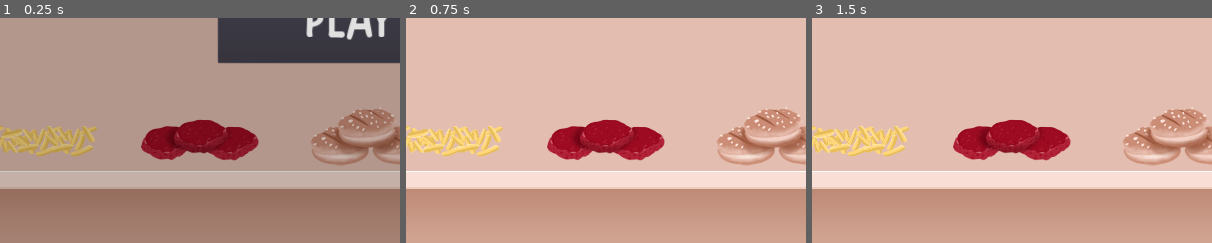
Above: before the commit, frames 1-3 (left to right).
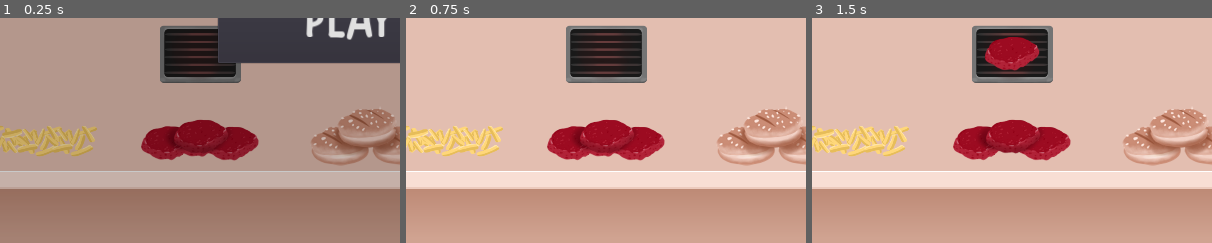
Above: after the commit, the same moments.

Repository: samuelpedrajas/MyVeganRestaurant
Game: Godot game, scene res://Scenes/Kitchen.tscn
The game is run twice, just before and just after one commit, with the same random seed, the same clock (stepped at 60 frames per second) and the same inputs.
Inputs (mouse positions are % of the whole screen's width and height, from its top left):
- Up to frame 1 (0.25 s): no input
- Up to frame 2 (0.75 s): click "PLAY" at 0.5 s
- Up to frame 3 (1.5 s): tap Enter at 1.25 s; move the mouse to (31, 76) at 1.27 s; click (31, 76) at 1.42 s
The pictures show only the part of the screen within x 6-56%, y 49-99%; the shares and areas given below are measured in that part.

The runs differ from the first frame. In frame 1, 4.3% of the frame differs, in the area x 40-61%, y 3-62%; in frame 2, 5.2%; in frame 3, 5.1%.

Commit message:
grill

Diff:
--- a/Scenes/BurgerSource.tscn
+++ /dev/null
@@ -1,28 +0,0 @@
-[gd_scene load_steps=6 format=2]
-
-[ext_resource path="res://Scenes/Ingredients/RawBurger.tscn" type="PackedScene" id=1]
-[ext_resource path="res://Scripts/FoodSource.gd" type="Script" id=2]
-[ext_resource path="res://Scenes/ClickableArea.tscn" type="PackedScene" id=3]
-[ext_resource path="res://Images/Kitchen/FuenteHamburguesa.png" type="Texture" id=4]
-
-[sub_resource type="CapsuleShape2D" id=1]
-radius = 54.4137
-height = 185.252
-
-[node name="BurgerSource" type="Node2D"]
-script = ExtResource( 2 )
-
-[node name="Ingredient" parent="." instance=ExtResource( 1 )]
-
-[node name="Sprite" type="Sprite" parent="."]
-texture = ExtResource( 4 )
-
-[node name="ClickableArea" parent="." instance=ExtResource( 3 )]
-
-[node name="CollisionShape2D" parent="ClickableArea" index="0"]
-rotation = 1.5708
-shape = SubResource( 1 )
-[connection signal="clicked" from="ClickableArea" to="." method="_on_ClickableArea_clicked"]
-[connection signal="released" from="ClickableArea" to="." method="_on_ClickableArea_released"]
-
-[editable path="ClickableArea"]
--- a/Scenes/FoodSources/BurgerSource.tscn
+++ b/Scenes/FoodSources/BurgerSource.tscn
@@ -1,6 +1,6 @@
 [gd_scene load_steps=6 format=2]
 
-[ext_resource path="res://Scenes/Ingredients/RawBurger.tscn" type="PackedScene" id=1]
+[ext_resource path="res://Scenes/Ingredients/Burger.tscn" type="PackedScene" id=1]
 [ext_resource path="res://Scripts/FoodSource.gd" type="Script" id=2]
 [ext_resource path="res://Scenes/ClickableArea.tscn" type="PackedScene" id=3]
 [ext_resource path="res://Images/Kitchen/FuenteHamburguesa.png" type="Texture" id=4]
--- /dev/null
+++ b/Scenes/Grill.tscn
@@ -0,0 +1,18 @@
+[gd_scene load_steps=3 format=2]
+
+[ext_resource path="res://Scripts/FoodMachine.gd" type="Script" id=1]
+[ext_resource path="res://Images/Kitchen/Parrilla.png" type="Texture" id=2]
+
+[node name="Grill" type="Node2D" groups=[
+"FoodMachine",
+]]
+script = ExtResource( 1 )
+reference = "Grill"
+cook_time = 10
+burn_time = 8
+acceptable_ingredients = [ "RawBurger" ]
+
+[node name="Sprite" type="Sprite" parent="."]
+texture = ExtResource( 2 )
+
+[node name="Placeholder" type="Node2D" parent="."]
--- /dev/null
+++ b/Scenes/Ingredients/Burger.tscn
@@ -0,0 +1,22 @@
+[gd_scene load_steps=5 format=2]
+
+[ext_resource path="res://Scripts/Ingredient.gd" type="Script" id=1]
+[ext_resource path="res://Images/Kitchen/HamurguesaCruda.png" type="Texture" id=2]
+[ext_resource path="res://Images/Kitchen/HamburguesaHecha.png" type="Texture" id=3]
+[ext_resource path="res://Images/Kitchen/HamburguesaQuemada.png" type="Texture" id=4]
+
+[node name="Burger" type="Node2D"]
+script = ExtResource( 1 )
+reference = "RawBurger"
+next_stages = [ "CookedBurger", "BurnedBurger" ]
+
+[node name="RawBurger" type="Sprite" parent="."]
+texture = ExtResource( 2 )
+
+[node name="CookedBurger" type="Sprite" parent="."]
+visible = false
+texture = ExtResource( 3 )
+
+[node name="BurnedBurger" type="Sprite" parent="."]
+visible = false
+texture = ExtResource( 4 )
--- a/Scenes/Ingredients/RawBurger.tscn
+++ /dev/null
@@ -1,7 +0,0 @@
-[gd_scene load_steps=2 format=2]
-
-[ext_resource path="res://Scripts/Ingredient.gd" type="Script" id=1]
-
-[node name="RawBurger" type="Node2D"]
-script = ExtResource( 1 )
-reference = "RawBurger"
--- a/Scenes/Kitchen.tscn
+++ b/Scenes/Kitchen.tscn
@@ -8,6 +8,7 @@
 [ext_resource path="res://Scenes/FoodSources/BreadSource.tscn" type="PackedScene" id=6]
 [ext_resource path="res://Scenes/FoodSources/TomatoSource.tscn" type="PackedScene" id=7]
 [ext_resource path="res://Scenes/FoodSources/LettuceSource.tscn" type="PackedScene" id=8]
+[ext_resource path="res://Scenes/Grill.tscn" type="PackedScene" id=9]
 
 [node name="Kitchen" type="Node2D"]
 script = ExtResource( 3 )
@@ -36,6 +37,9 @@
 position = Vector2( -747.655, 35.9593 )
 kitchen = NodePath("../..")
 
+[node name="Grill" parent="Table" instance=ExtResource( 9 )]
+position = Vector2( -356.54, -173.225 )
+
 [node name="HUD" parent="." instance=ExtResource( 2 )]
 margin_right = 1920.0
 margin_bottom = 1080.0
--- /dev/null
+++ b/Scripts/FoodMachine.gd
@@ -0,0 +1,30 @@
+extends Node2D
+
+
+export(String) var reference = ""
+export(int) var order = 0
+export(int) var cook_time = -1
+export(int) var burn_time = -1
+export(bool) var hide_ingredient = false
+export(Array) var acceptable_ingredients = []
+
+var current_time = 0
+var ingredient = null
+var platform = null
+
+
+func _ready():
+	self.platform = get_node_or_null("Platform")
+
+
+func is_accepted(_ingredient):
+	return self.ingredient == null \
+		and _ingredient.reference in self.acceptable_ingredients
+
+
+func add_ingredient(_ingredient):
+	if not is_accepted(_ingredient):
+		print("ERROR: ingredient not accepted!!!")
+		return
+	self.ingredient = _ingredient
+	$Placeholder.add_child(_ingredient)
--- a/Scripts/Ingredient.gd
+++ b/Scripts/Ingredient.gd
@@ -2,3 +2,13 @@
 
 
 export(String) var reference
+export(Array) var next_stages = []
+
+var level = 0
+
+
+func evolve():
+	get_node(self.reference).hide()
+	self.level += 1
+	self.reference = self.next_stages[self.level]
+	get_node(self.reference).show()
--- a/Scripts/Kitchen.gd
+++ b/Scripts/Kitchen.gd
@@ -6,8 +6,23 @@
 	get_tree().get_root().connect("size_changed", self, "_on_size_changed")
 
 
+func select_food_machine(ingredient):
+	var machines = get_tree().get_nodes_in_group("FoodMachine")
+	machines = Utils.sort_by_attribute(machines, "order")
+	for machine in machines:
+		if machine.is_accepted(ingredient):
+			return machine
+	return null
+
 func use_ingredient(ingredient):
 	print("Using ingredient: %s" % [ingredient.reference])
+	var machine = select_food_machine(ingredient)
+	if machine == null:
+		print("No machine is available")
+		return
+	ingredient.get_parent().remove_child(ingredient)
+	machine.add_ingredient(ingredient)
+	print("%s was added to %s" % [ingredient.reference, machine.reference])
 
 ### Signal Handlers ###
 
--- /dev/null
+++ b/Scripts/Utils.gd
@@ -0,0 +1,24 @@
+extends Node
+
+
+func sort_by_attribute(array, attribute):
+	var items = []
+	for item in array:
+		items.append({
+			"object": item,
+			"attribute": attribute
+		})
+	items.sort_custom(self, "customComparison")
+	var result = []
+	for item in items:
+		result.append(item["object"])
+	return result
+
+
+func _attribute_comparison(a, b):
+	var object_a = a["object"]
+	var object_b = b["object"]
+	var attribute = a["attribute"]
+	var value_a = object_a.get_attribute_value(attribute)
+	var value_b = object_b.get_attribute_value(attribute)
+	return value_a < value_b
--- a/project.godot
+++ b/project.godot
@@ -18,6 +18,10 @@
 config/name="MyVeganRestaurant"
 run/main_scene="res://Scenes/Kitchen.tscn"
 config/icon="res://icon.png"
+
+[autoload]
+
+Utils="*res://Scripts/Utils.gd"
 
 [debug]
 
Not shown: 1 places in Scenes/Kitchen.tscn that only renumber resources
